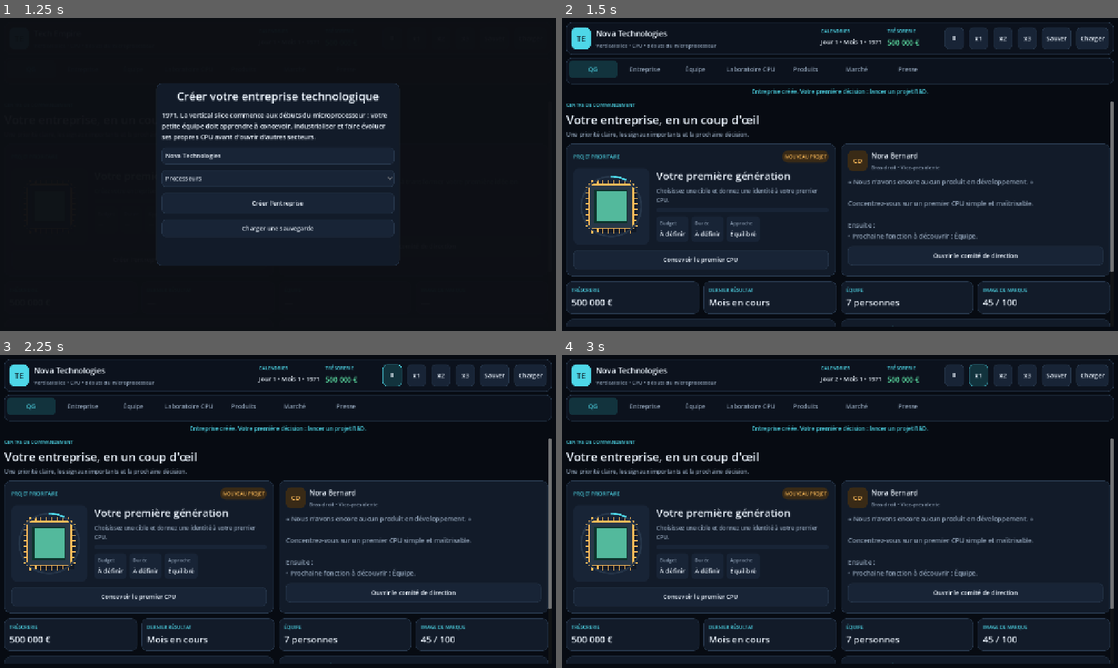
Above: before the commit, frames 1-4 (two rows, left to right).
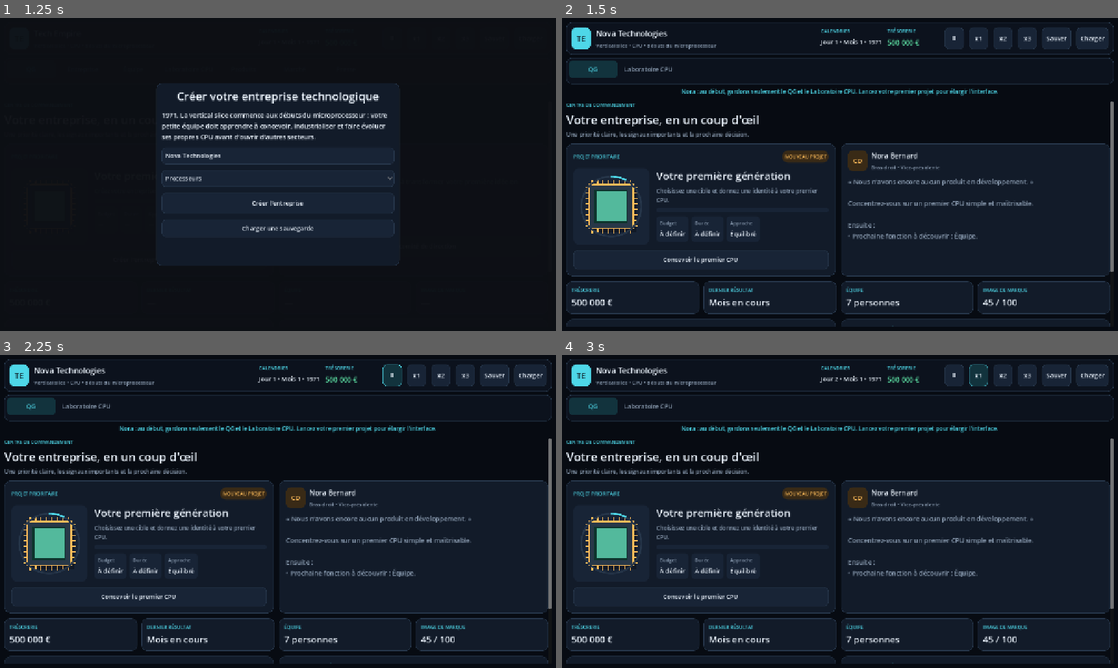
Above: after the commit, the same moments.

Repository: vadorus/addonhardwaregame2d
Game: Godot game, scene res://main.tscn
Two runs of this game, one before a commit and one after it. Both use one fixed random seed, a clock stepped at 60 frames per second and the inputs below.
Inputs:
- Up to frame 1 (1.25 s): click "QG" at 0.5 s
- Up to frame 2 (1.5 s): click "Créer l'entreprise" at 1.25 s
- Up to frame 3 (2.25 s): click "Ⅱ" at 2 s
- Up to frame 4 (3 s): click "x1" at 2.75 s

Frame 1 is identical in both runs. In frame 2, 1.0% of the frame differs, in the area x 11-98%, y 15-80%; in frame 3, 1.0%; in frame 4, 1.0%.

Commit message:
feat: progressively reveal navigation as the player learns

Diff:
--- a/main.gd
+++ b/main.gd
@@ -1,6 +1,7 @@
 extends Control
 
 const CPU_DESIGN := preload("res://scripts/CpuDesign.gd")
+const NAV_FEATURES := ["QG", "COMPANY", "TEAM", "LAB", "PRODUCTS", "MARKET", "PRESS"]
 
 const APP_BG := Color(0.027, 0.043, 0.071, 1.0)
 const APP_SHELL := Color(0.047, 0.071, 0.114, 1.0)
@@ -1728,7 +1729,14 @@
 func _show_tab(index: int):
 	if tabs == null:
 		return
-	tabs.current_tab = clampi(index, 0, tabs.get_tab_count() - 1)
+	var safe_index := clampi(index, 0, tabs.get_tab_count() - 1)
+	if CompanyManager.created and safe_index < NAV_FEATURES.size():
+		var feature := str(NAV_FEATURES[safe_index])
+		if not ExecutiveManager.is_interface_feature_unlocked(feature):
+			var hint := ExecutiveManager.next_interface_unlock_hint()
+			status_label.text = "Nora : cette fonction viendra plus tard. %s" % str(hint.get("text", "Continuez la progression de l'entreprise."))
+			return
+	tabs.current_tab = safe_index
 	_update_nav_state()
 
 func _update_nav_state():
@@ -1736,6 +1744,10 @@
 		return
 	for i in range(nav_buttons.size()):
 		var button := nav_buttons[i]
+		var visible := true
+		if CompanyManager.created and i < NAV_FEATURES.size():
+			visible = ExecutiveManager.is_interface_feature_unlocked(str(NAV_FEATURES[i]))
+		button.visible = visible
 		var selected := i == tabs.current_tab
 		button.add_theme_color_override("font_color", APP_CYAN if selected else APP_MUTED)
 		button.add_theme_color_override("font_hover_color", APP_TEXT)
@@ -1826,7 +1838,7 @@
 	SimulationManager.reset_all(setup_name.text,_meta(setup_sector))
 	setup_layer.visible=false
 	game_over_layer.visible=false
-	status_label.text="Entreprise créée. Votre première décision : lancer un projet R&D."
+	status_label.text="Nora : au début, gardons seulement le QG et le Laboratoire CPU. Lancez votre premier projet pour élargir l'interface."
 	_refresh_all()
 
 func _load_game():
@@ -1892,7 +1904,25 @@
 	money_label.add_theme_color_override("font_color", cash_color)
 
 func _refresh_all():
+	_refresh_navigation_progression()
 	_refresh_top(); _refresh_dashboard(); _refresh_company(); _refresh_personnel(); _refresh_research(); _refresh_products(); _refresh_market(); _refresh_media()
+
+func _refresh_navigation_progression():
+	if tabs == null:
+		return
+	var newly_unlocked := ExecutiveManager.sync_interface_unlocks() if CompanyManager.created else []
+	if CompanyManager.created and tabs.current_tab < NAV_FEATURES.size():
+		var current_feature := str(NAV_FEATURES[tabs.current_tab])
+		if not ExecutiveManager.is_interface_feature_unlocked(current_feature):
+			tabs.current_tab = 0
+	_update_nav_state()
+	if dashboard_cto_button != null:
+		dashboard_cto_button.visible = not CompanyManager.created or ExecutiveManager.is_interface_feature_unlocked("COMPANY")
+	if not newly_unlocked.is_empty() and status_label != null:
+		var labels: Array[String] = []
+		for feature_value in newly_unlocked:
+			labels.append(str(ExecutiveManager.interface_feature_info(str(feature_value)).get("label", feature_value)))
+		status_label.text = "Nora : nouvelle fonction disponible — %s." % ", ".join(labels)
 
 func _refresh_dashboard():
 	if dashboard_label == null:
